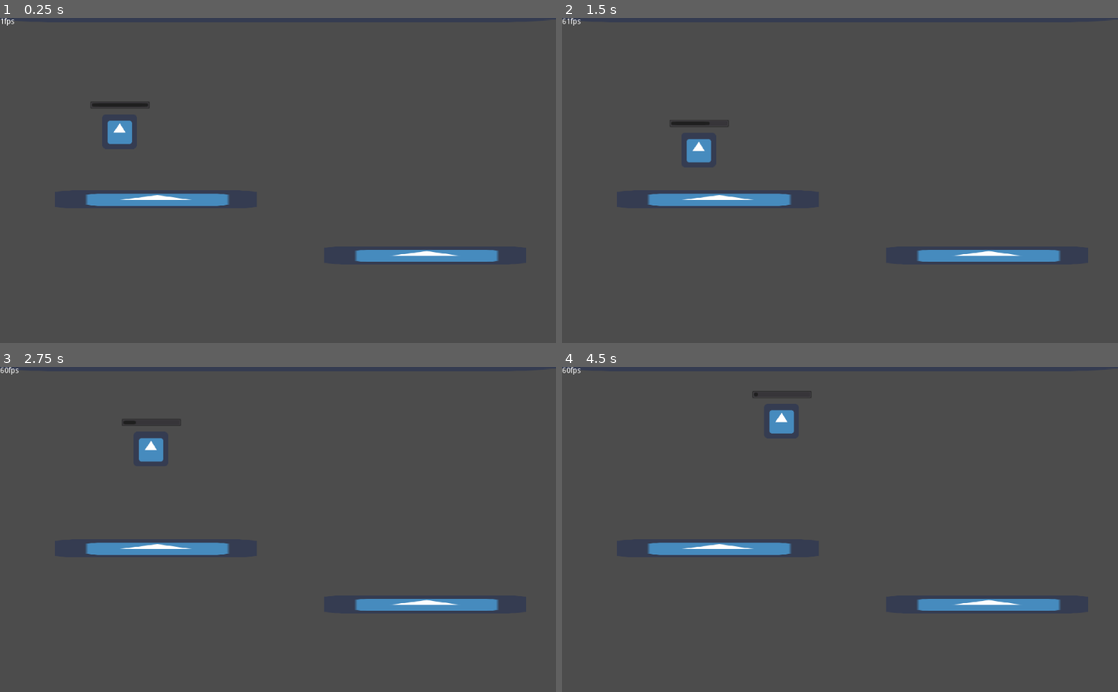
Above: before the commit, frames 1-4 (two rows, left to right).
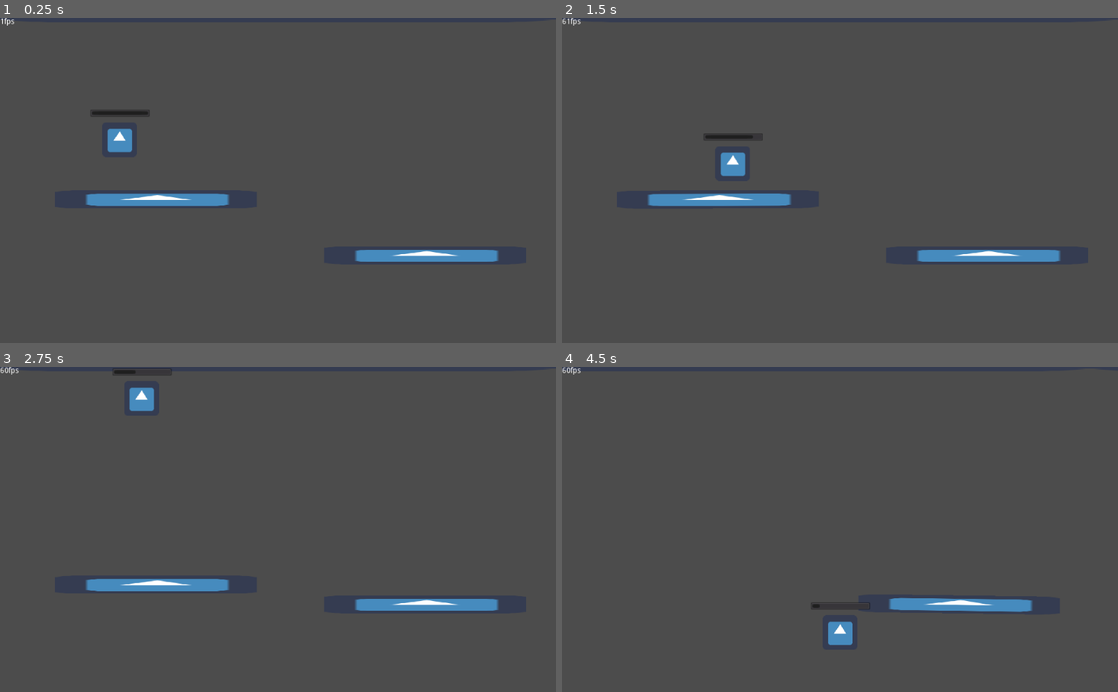
Above: after the commit, the same moments.

Repository: iwilliams/wildjam-15
Game: Godot game, scene res://Main.tscn
Two runs of this game, one before a commit and one after it. Both use one fixed random seed, a clock stepped at 60 frames per second and the inputs below. The engine's default icon, where the game draws it, is replaced by a stand-in: a white triangle on a blue panel in a dark square.
Inputs:
- Up to frame 1 (0.25 s): no input
- Up to frame 2 (1.5 s): hold D (move_right) 0.53-1.28 s; hold Space (jump) 0.53-1.28 s; hold A (move_left) from 1.28 s (still down); tap Space (jump) at 1.35 s
- Up to frame 3 (2.75 s): tap Space (jump) at 1.52, 1.82 s; release A (move_left) at 2.03 s; hold D (move_right) from 2.03 s (still down); hold Space (jump) from 2.03 s (still down)
- Up to frame 4 (4.5 s): release Space (jump) at 2.78 s; tap Space (jump) at 2.85, 3.02, 3.32, 4.35 s; release D (move_right) at 3.53 s; hold Space (jump) 3.53-4.28 s; hold A (move_left) from 3.53 s (still down)

The runs differ from the first frame. In frame 1, 0.6% of the frame differs, in the area x 16-27%, y 25-42%; in frame 2, 0.9%; in frame 3, 2.8%, in the area x 15-42%, y 0-70%; in frame 4, 2.4%.

Commit message:
control_tweaks

Diff:
--- a/Main.tscn
+++ b/Main.tscn
@@ -17,10 +17,13 @@
 editor/display_folded = true
 position = Vector2( 220.135, 206.758 )
 mass = 1.5
+gravity_scale = 6.28
+ground_horizontal_speed = 12
+air_horizontal_speed = 8
 stamina_recovery_rate = 80
 stamina_recovery_period = 10
 jump_stamina_cost = 15
-jump_force = 100
+jump_force = 300
 
 [node name="StaminaBar" type="ProgressBar" parent="Player"]
 anchor_left = 1.0
--- a/Platform.tscn
+++ b/Platform.tscn
@@ -3,10 +3,10 @@
 [ext_resource path="res://Platform.gd" type="Script" id=1]
 [ext_resource path="res://icon.png" type="Texture" id=2]
 
-[sub_resource type="PhysicsMaterial" id=2]
-friction = 0.6
+[sub_resource type="PhysicsMaterial" id=1]
+friction = 0.5
 
-[sub_resource type="RectangleShape2D" id=1]
+[sub_resource type="RectangleShape2D" id=2]
 extents = Vector2( 185.274, 16.6783 )
 
 [sub_resource type="Animation" id=3]
@@ -29,7 +29,7 @@
 ]]
 mode = 3
 mass = 3.0
-physics_material_override = SubResource( 2 )
+physics_material_override = SubResource( 1 )
 contacts_reported = 1
 contact_monitor = true
 script = ExtResource( 1 )
Not shown: 1 places in Platform.tscn that only renumber resources
